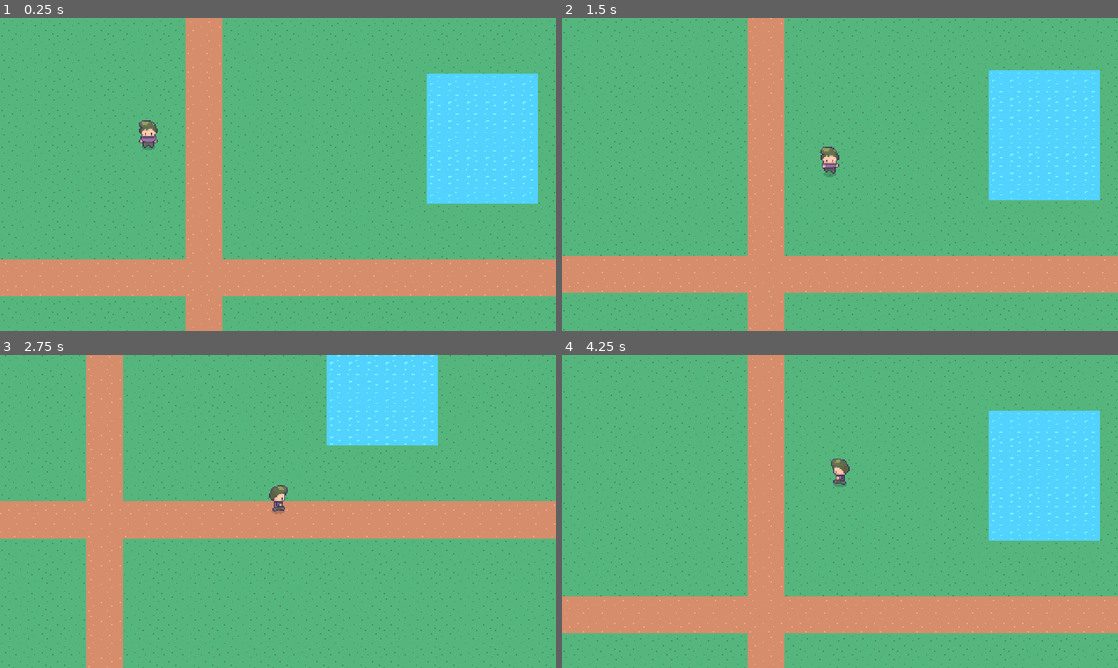
Above: before the commit, frames 1-4 (two rows, left to right).
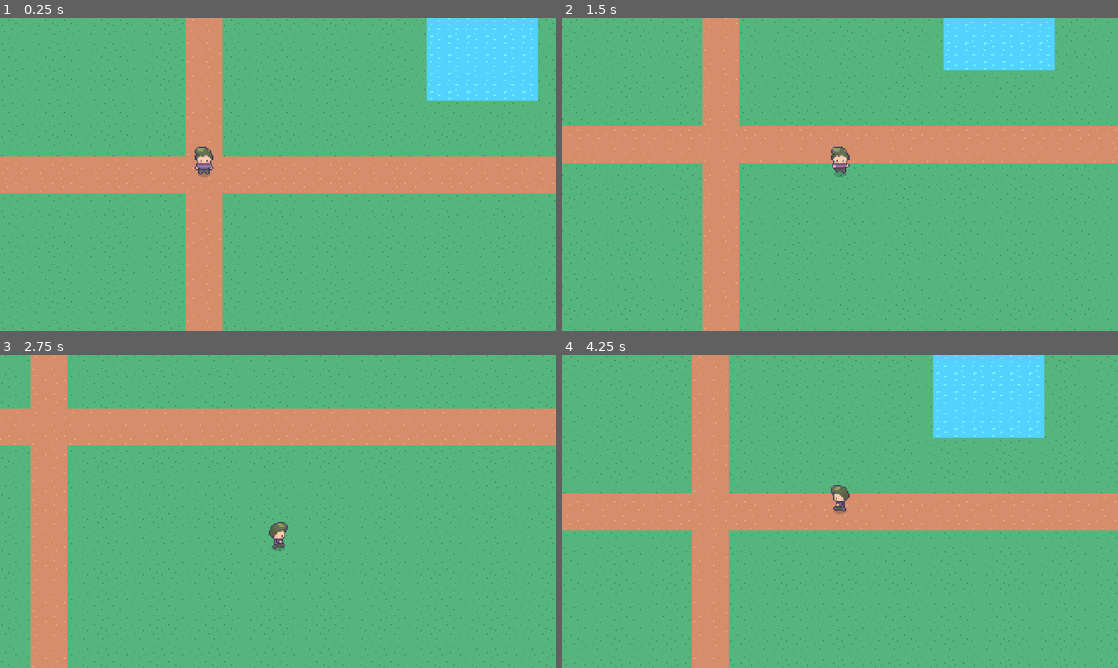
Above: after the commit, the same moments.

Repository: robgriffin247/dalbostigen
Game: Godot game, scene res://levels/area_01/level_01.tscn
Two runs of this game, one before a commit and one after it. Both use one fixed random seed, a clock stepped at 60 frames per second and the inputs below. Before the commit the project starts from res://playground.tscn.
Inputs:
- Up to frame 1 (0.25 s): no input
- Up to frame 2 (1.5 s): tap Enter at 0.5 s; hold Right (right) 0.53-1.28 s; hold Down (down) from 1.28 s (still down)
- Up to frame 3 (2.75 s): release Down (down) at 2.03 s; hold Right (right) from 2.03 s (still down)
- Up to frame 4 (4.25 s): release Right (right) at 2.78 s; hold Up (up) 2.78-3.53 s; hold Left (left) from 3.53 s (still down)

The runs differ from the first frame. In frame 1, 34% of the frame differs, in the area x 0-100%, y 0-100%; in frame 2, 44%; in frame 3, 36%; in frame 4, 45%.

Commit message:
added player spwan

Diff:
--- /dev/null
+++ b/globals/global_player_manager.gd
@@ -0,0 +1,31 @@
+extends Node
+
+const PLAYER = preload("res://player/player.tscn")
+
+var player: Player
+var player_spawned: bool = false
+
+
+func _ready() -> void:
+	add_player_instance()
+	await get_tree().create_timer(0.2).timeout
+	player_spawned = true
+
+
+func add_player_instance() -> void:
+	player = PLAYER.instantiate()
+	add_child(player)
+
+
+func set_player_position(_new_position: Vector2) -> void:
+	player.global_position = _new_position
+
+
+func set_as_parent(_parent: Node2D) -> void:
+	if player.get_parent():
+		player.get_parent().remove_child(player)
+	_parent.add_child(player)
+
+
+func unparent_player(_parent: Node2D) -> void:
+	_parent.remove_child(player)
--- a/levels/area01/level_01.tscn
+++ b/levels/area_01/level_01.tscn
@@ -1,8 +1,14 @@
-[gd_scene load_steps=2 format=4 uid="uid://isths5illkof"]
+[gd_scene load_steps=4 format=4 uid="uid://isths5illkof"]
 
-[ext_resource type="PackedScene" uid="uid://br2kagcxvsikn" path="res://tilemaps/terrain01.tscn" id="1_yf4tp"]
+[ext_resource type="Script" path="res://levels/level.gd" id="1_2c8j1"]
+[ext_resource type="PackedScene" uid="uid://br2kagcxvsikn" path="res://levels/tilemaps/terrain01.tscn" id="2_4fx2t"]
+[ext_resource type="PackedScene" uid="uid://06gu4qo543fr" path="res://player/player_spawn/player_spawn.tscn" id="3_6bjfm"]
 
 [node name="Level01" type="Node2D"]
+script = ExtResource("1_2c8j1")
 
-[node name="Terrain" parent="." instance=ExtResource("1_yf4tp")]
+[node name="Terrain" parent="." instance=ExtResource("2_4fx2t")]
 tile_map_data = PackedByteArray("AAD7//7/AAAAAAAAAAD7////AAAAAAAAAAD7/wAAAAAAAAAAAAD7/wEAAAAAAAAAAAD7/wIAAAAAAAAAAAD7/w …(19408 unchanged characters)…
+
+[node name="PlayerSpawn" parent="." instance=ExtResource("3_6bjfm")]
+position = Vector2(96, 192)
--- a/levels/area01/level_02.tscn
+++ b/levels/area_01/level_02.tscn
@@ -1,8 +1,14 @@
-[gd_scene load_steps=2 format=4 uid="uid://d0c2f3343hjl0"]
+[gd_scene load_steps=4 format=4 uid="uid://d0c2f3343hjl0"]
 
-[ext_resource type="PackedScene" uid="uid://br2kagcxvsikn" path="res://tilemaps/terrain01.tscn" id="1_op3ub"]
+[ext_resource type="Script" path="res://levels/level.gd" id="1_26duq"]
+[ext_resource type="PackedScene" uid="uid://br2kagcxvsikn" path="res://levels/tilemaps/terrain01.tscn" id="2_esanb"]
+[ext_resource type="PackedScene" uid="uid://06gu4qo543fr" path="res://player/player_spawn/player_spawn.tscn" id="3_i1wqt"]
 
 [node name="Level02" type="Node2D"]
+script = ExtResource("1_26duq")
 
-[node name="Terrain" parent="." instance=ExtResource("1_op3ub")]
+[node name="Terrain" parent="." instance=ExtResource("2_esanb")]
 tile_map_data = PackedByteArray("AAD2//b/AAAAAAAAAAD2//f/AAAAAAAAAAD2//j/AAAAAAAAAAD2//n/AAAAAAAAAAD2//r/AAAAAAAAAAD2// …(35920 unchanged characters)…
+
+[node name="PlayerSpawn" parent="." instance=ExtResource("3_i1wqt")]
+position = Vector2(64, 80)
--- a/levels/area01/level_03.tscn
+++ b/levels/area_01/level_03.tscn
@@ -1,8 +1,14 @@
-[gd_scene load_steps=2 format=4 uid="uid://3ql4ayrgqubn"]
+[gd_scene load_steps=4 format=4 uid="uid://3ql4ayrgqubn"]
 
-[ext_resource type="PackedScene" uid="uid://br2kagcxvsikn" path="res://tilemaps/terrain01.tscn" id="1_n13se"]
+[ext_resource type="Script" path="res://levels/level.gd" id="1_ryq1c"]
+[ext_resource type="PackedScene" uid="uid://br2kagcxvsikn" path="res://levels/tilemaps/terrain01.tscn" id="2_k5db6"]
+[ext_resource type="PackedScene" uid="uid://06gu4qo543fr" path="res://player/player_spawn/player_spawn.tscn" id="3_5l6tn"]
 
 [node name="Level03" type="Node2D"]
+script = ExtResource("1_ryq1c")
 
-[node name="Terrain" parent="." instance=ExtResource("1_n13se")]
+[node name="Terrain" parent="." instance=ExtResource("2_k5db6")]
 tile_map_data = PackedByteArray("AAD2//b/AAAAAAAAAAD2//f/AAAAAAAAAAD2//j/AAAAAAAAAAD2//n/AAAAAAAAAAD2//r/AAAAAAAAAAD2// …(33664 unchanged characters)…
+
+[node name="PlayerSpawn" parent="." instance=ExtResource("3_5l6tn")]
+position = Vector2(96, 256)
--- /dev/null
+++ b/levels/level.gd
@@ -0,0 +1,6 @@
+class_name Level extends Node2D
+
+
+func _ready() -> void:
+	self.y_sort_enabled = true
+	PlayerManager.set_as_parent(self)
--- a/tilemaps/terrain01.tscn
+++ b/levels/tilemaps/terrain01.tscn
@@ -1,7 +1,7 @@
 [gd_scene load_steps=5 format=3 uid="uid://br2kagcxvsikn"]
 
 [ext_resource type="Texture2D" uid="uid://b013lbhhocbcp" path="res://artwork/terrain01.png" id="1_i32cx"]
-[ext_resource type="Script" path="res://tilemaps/level_tilemap.gd" id="2_0ekf5"]
+[ext_resource type="Script" path="res://levels/tilemaps/level_tilemap.gd" id="2_0ekf5"]
 
 [sub_resource type="TileSetAtlasSource" id="TileSetAtlasSource_xw0ho"]
 texture = ExtResource("1_i32cx")
--- /dev/null
+++ b/player/player_spawn/player_spawn.gd
@@ -0,0 +1,8 @@
+class_name PlayerSpawn extends Node2D
+
+
+func _ready() -> void:
+	visible = false
+	if PlayerManager.player_spawned == false:
+		PlayerManager.set_player_position(global_position)
+		PlayerManager.player_spawned = true
--- /dev/null
+++ b/player/player_spawn/player_spawn.tscn
@@ -0,0 +1,15 @@
+[gd_scene load_steps=3 format=3 uid="uid://06gu4qo543fr"]
+
+[ext_resource type="Script" path="res://player/player_spawn/player_spawn.gd" id="1_f71w3"]
+[ext_resource type="Texture2D" uid="uid://myaepo8juhjn" path="res://player/player.png" id="1_ohlx6"]
+
+[node name="PlayerSpawn" type="Node2D"]
+script = ExtResource("1_f71w3")
+
+[node name="Sprite2D" type="Sprite2D" parent="."]
+modulate = Color(1, 0.284187, 0.346703, 0.686275)
+position = Vector2(0, -16)
+texture = ExtResource("1_ohlx6")
+hframes = 24
+vframes = 7
+frame = 3
--- a/playground.tscn
+++ b/playground.tscn
@@ -1,7 +1,7 @@
 [gd_scene load_steps=3 format=3 uid="uid://bbbui3ylwnnp0"]
 
 [ext_resource type="PackedScene" uid="uid://cikk2mb4mshxb" path="res://player/player.tscn" id="1_xl0g0"]
-[ext_resource type="PackedScene" uid="uid://isths5illkof" path="res://levels/area01/level_01.tscn" id="2_ncaov"]
+[ext_resource type="PackedScene" uid="uid://isths5illkof" path="res://levels/area_01/level_01.tscn" id="2_ncaov"]
 
 [node name="Playground" type="Node2D"]
 
--- a/project.godot
+++ b/project.godot
@@ -11,13 +11,14 @@
 [application]
 
 config/name="dalbostigen"
-run/main_scene="res://playground.tscn"
+run/main_scene="res://levels/area_01/level_01.tscn"
 config/features=PackedStringArray("4.3", "Forward Plus")
 config/icon="res://icon.svg"
 
 [autoload]
 
 LevelManager="*res://globals/global_level_manager.gd"
+PlayerManager="*res://globals/global_player_manager.gd"
 
 [display]
 
Renamed: tilemaps/level_tilemap.gd -> levels/tilemaps/level_tilemap.gd
Not shown, changed: devlog.md
Not shown, added: levels/area_01/lev7D38.tmp
Not shown, added: levels/area_01/levA6F8.tmp
